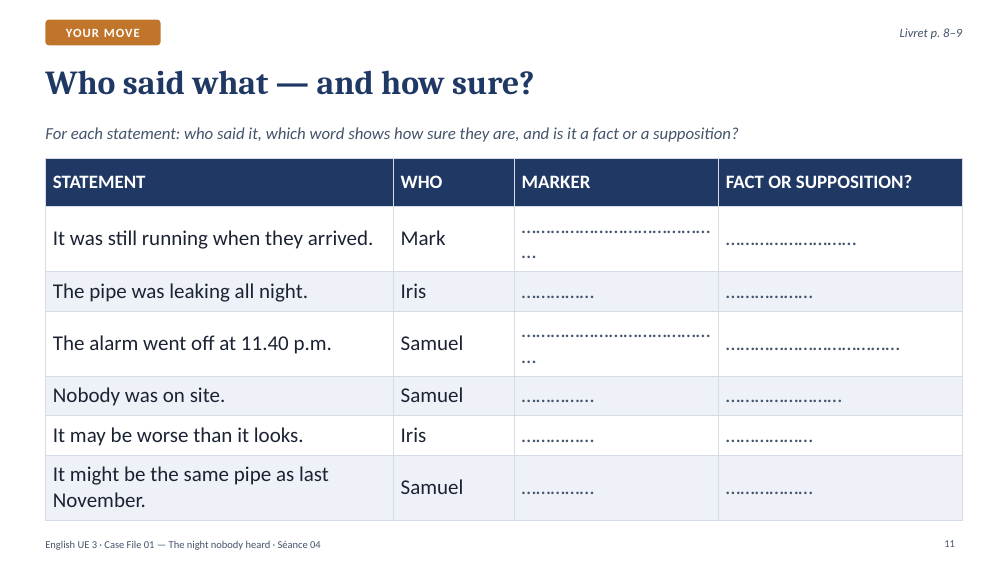
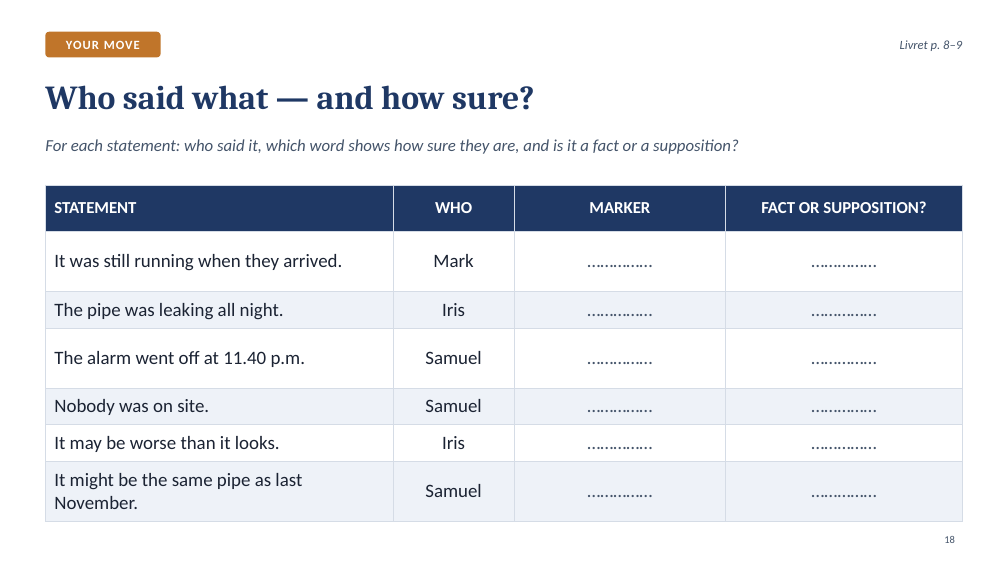
Before and after one commit to ajouniaux/talenleren, a slide deck: slide 18 of powerpoints/Seance_04_Scene2_The_room.pptx (slide 11 before the commit). Drawn at 1008x567 pixels with LibreOffice and Linux fonts; fonts in the diff are those of the drawing. Boxes give left, top, right and bottom in pixels: in the first picture for what was removed or moved away, otherwise in the second. Text is boxed around its words. In the diff, an @@ line names an element or a change of style, - is before the commit and + after.

```diff
--- a/powerpoints/Seance_04_Scene2_The_room.pptx
+++ b/powerpoints/Seance_04_Scene2_The_room.pptx
@@ 2 texts, 1 rounded rectangle: place and size @@
-2 texts, 1 rounded rectangle at bbox=[45, 20, 962, 142]
+2 texts, 1 rounded rectangle at bbox=[45, 32, 962, 154]
@@ title "Who said what — and ...": place and size @@
-title "Who said what — and ..." at bbox=[45, 70, 535, 95]
+title "Who said what — and ..." at bbox=[45, 85, 535, 110]
@@ table at bbox=[45, 185, 963, 513] @@
-row 2, column 3: ……………………………………
+row 2, column 3: ……………
-row 2, column 4: ………………………
+row 2, column 4: ……………
-row 3, column 4: ………………
+row 3, column 4: ……………
-row 4, column 3: ……………………………………
+row 4, column 3: ……………
-row 4, column 4: ………………………………
+row 4, column 4: ……………
-row 5, column 4: ……………………
+row 5, column 4: ……………
-row 6, column 4: ………………
+row 6, column 4: ……………
-row 7, column 4: ………………
+row 7, column 4: ……………
@@ size 18 to 16 pt in "STATEMENT", "WHO", "MARKER", "FACT OR SUPPOSITION?" @@
@@ size 20 to 18 pt in "It was still running when they arrived.", "Mark", "The pipe was leaking all night.", "Iris" and 12 more places @@
@@ alignment left to centre @@
@@ table: place and size @@
-table at bbox=[45, 159, 963, 511]
+table at bbox=[45, 185, 963, 513]
@@ page number added at bbox=[944, 536, 955, 543], 10 pt, text #44546A @@
+18
@@ text removed at bbox=[45, 540, 321, 550] @@
-English UE 3 · Case File 01 — The night nobody heard · Séance 04
@@ page number removed at bbox=[944, 540, 955, 547] @@
-11
```
Also in this commit, not shown: 12 other slides changed, 23 slides added, 6 slides removed, 7 other files.
